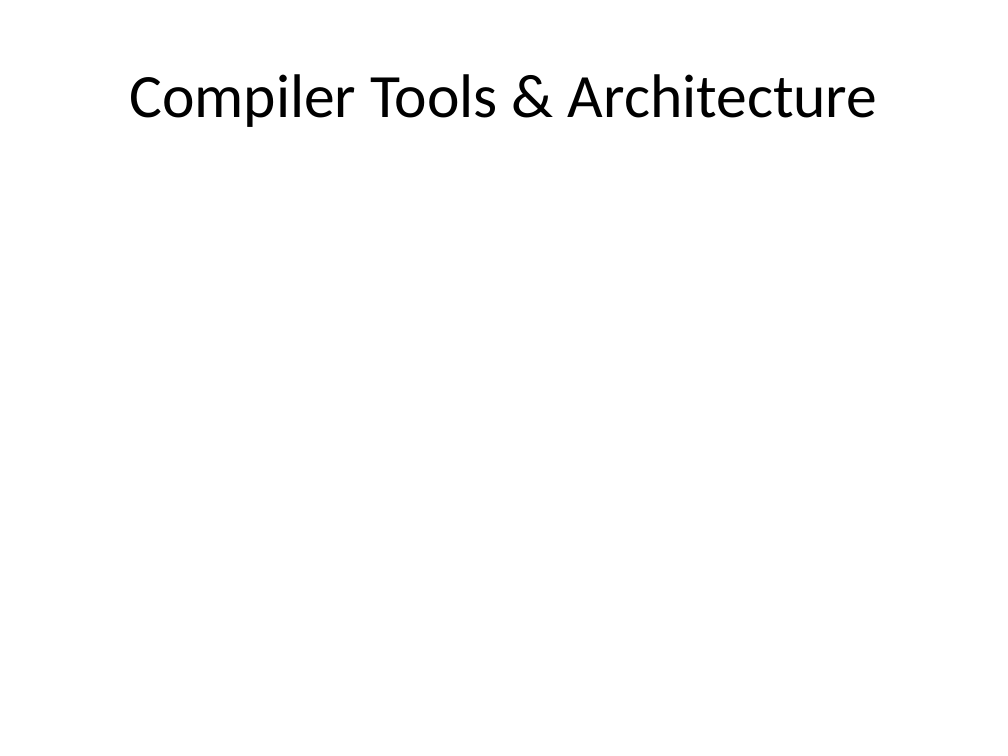
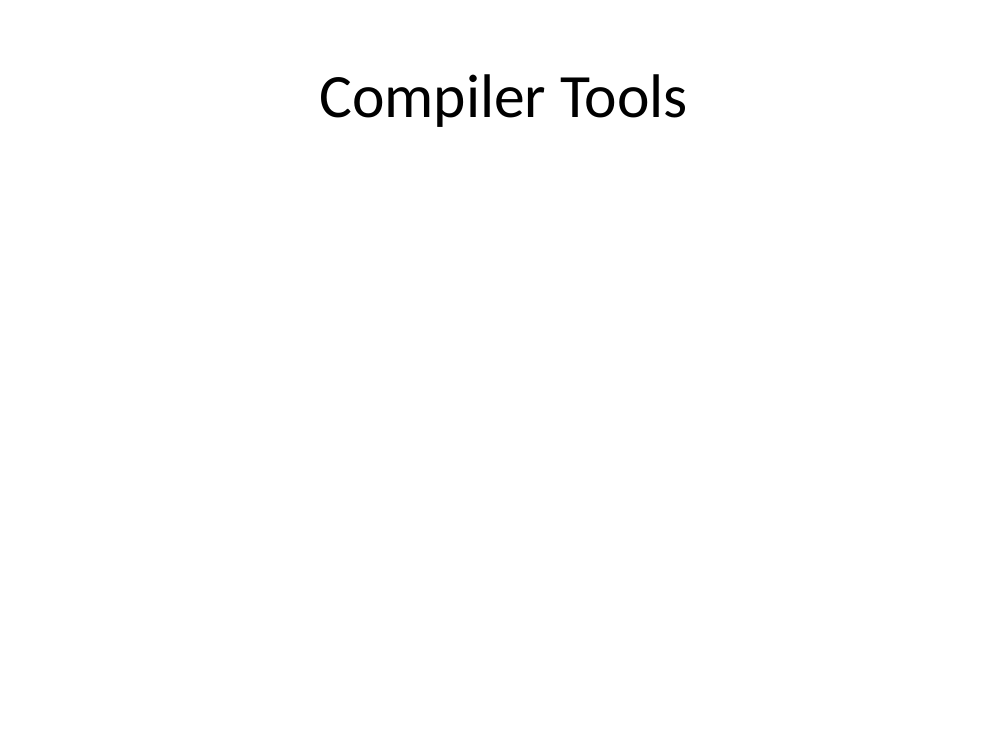
Before and after one commit to hi-itsnee/the-local-programming-language, a slide deck: slide 10 of docs/local_present.pptx (slide 8 before the commit). Drawn at 1008x756 pixels with LibreOffice and Linux fonts; fonts in the diff are those of the drawing. Boxes give left, top, right and bottom in pixels: in the first picture for what was removed or moved away, otherwise in the second. Text is boxed around its words. In the diff, an @@ line names an element or a change of style, - is before the commit and + after.

```diff
--- a/docs/local_present.pptx
+++ b/docs/local_present.pptx
@@ title at box(319, 74, 688, 127): text changed @@
-Compiler Tools & Architecture
+Compiler Tools
```
Also in this commit, not shown: 2 slides added.
